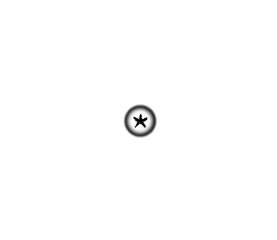
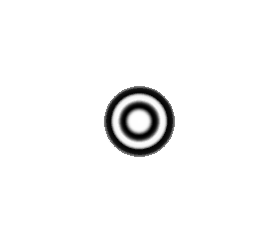
Comparing the layer stacks of the two w=277, h=240 images. Changes:
painted on "Settlement" over bbox(103, 85, 175, 158)
